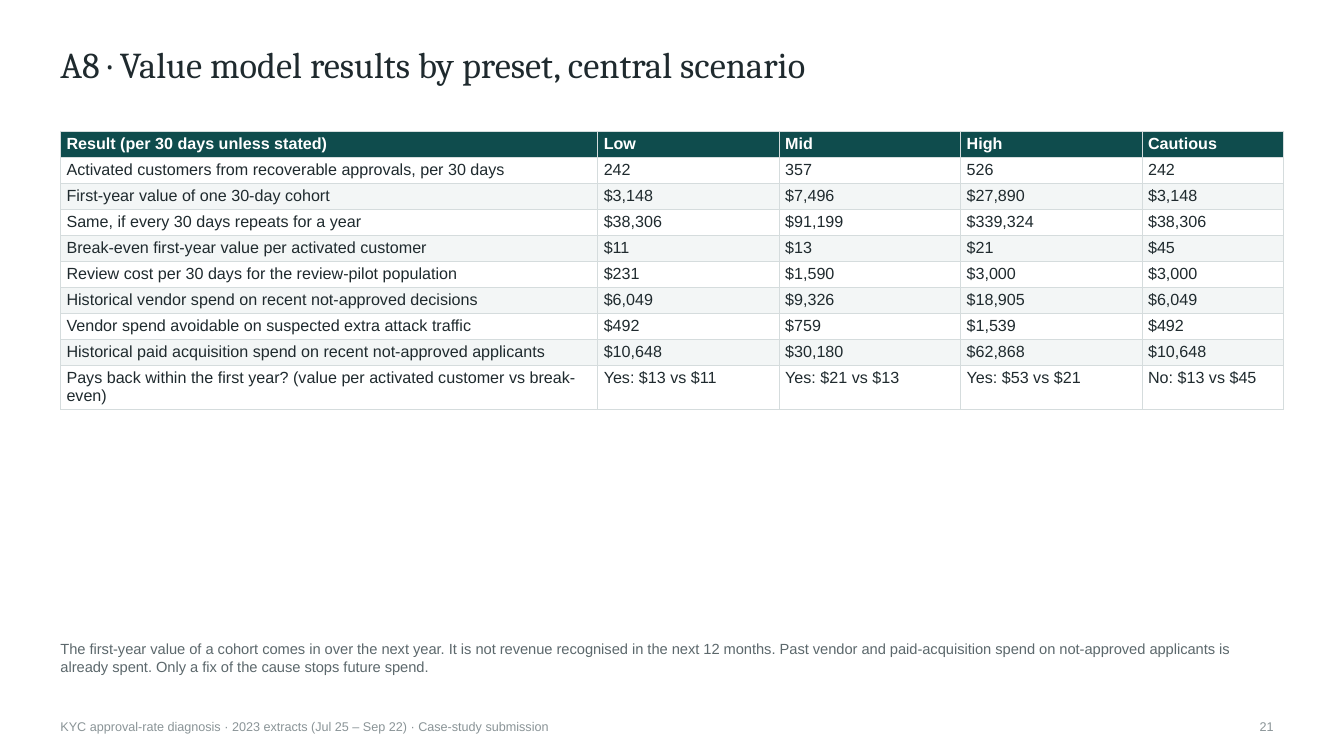
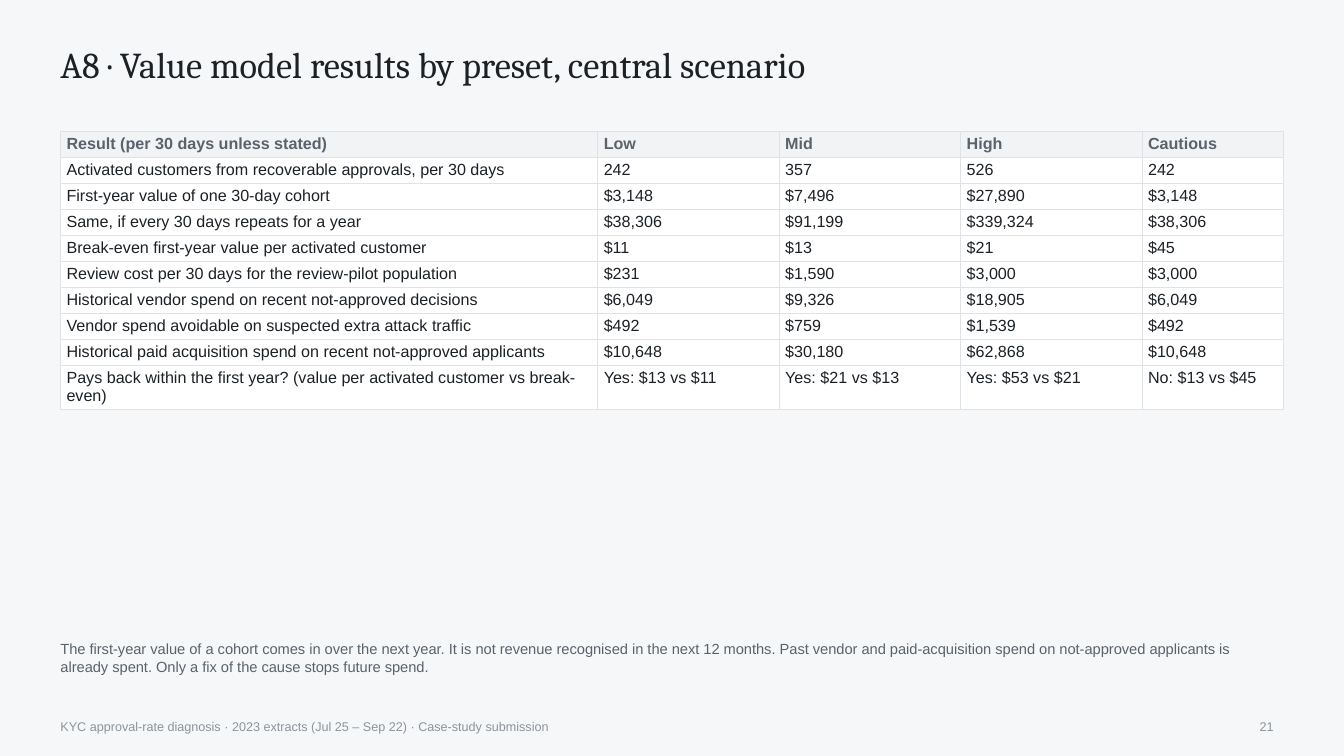
Before and after one commit to prosolkin/arq-kyc, a slide deck: slide 21 of analysis/export/kyc-approval-deck.pptx. Drawn at 1344x756 pixels with LibreOffice and Linux fonts; fonts in the diff are those of the drawing. Boxes give left, top, right and bottom in pixels: in the first picture for what was removed or moved away, otherwise in the second. Text is boxed around its words. In the diff, an @@ line names an element or a change of style, - is before the commit and + after.

```diff
--- a/analysis/export/kyc-approval-deck.pptx
+++ b/analysis/export/kyc-approval-deck.pptx
@@ background #FFFFFF to #F6F7F8 @@
@@ text "A8 · Value model results ..." at [60,52,805,86]: text colour #1F2A2E to #1C2126 @@
@@ table at [60,131,1284,409] @@
@@ fill #0F4C4D to #F1F3F5 in row 1 @@
@@ fill #F3F6F6 to #FFFFFF in 20 cells @@
@@ text colour #FFFFFF to #59636D in "Result (per 30 days unless stated)", "Low", "Mid", "High" and 1 more places @@
@@ text colour #1F2A2E to #1C2126 @@
@@ borders changed @@
```
Also in this commit, not shown: 22 other slides changed, 1 slide added, 1 slide removed, 7 other files.
